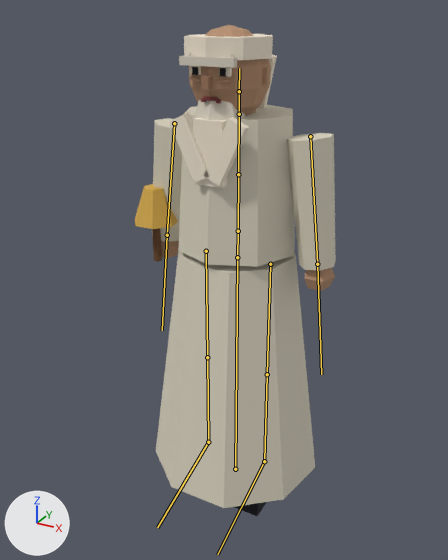
One commit to the glTF model assets3d/npcs/npc_N105.glb: the scene before it, then after it.
Camera for both pictures: a 50 mm lens placed at (0.904, -1.742, 1.679), pointed at (-0.107, 0.098, 0.76). The lights are fixed; the arrows at lower left show +X, +Y and +Z. The picture after the commit comes second. The bones that bend it are drawn over the model as lines.

Names of what the first picture shows: 'npc_N105_part0', 'npc_N105_part1', 'npc_N105_part10', 'npc_N105_part2', 'npc_N105_part3', 'npc_N105_part4', 'npc_N105_part5', 'npc_N105_part6', 'npc_N105_part7', 'npc_N105_part8', 'npc_N105_part9'.
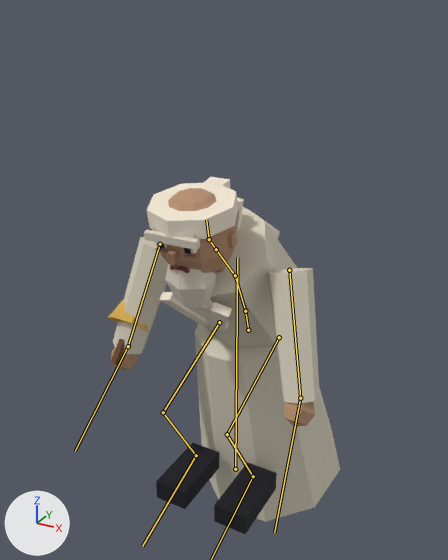
The newer file adds an action. The first version stands in its rest pose; the second is drawn at frame 12 of the action 'SquatRest'.

Where the change shows, as pixel boxes [x1, y1, x2, y2] in the pictures (448 x 560 px):
'npc_N105_part1', posed (23% wider, 22% shorter): before [152, 105, 336, 508]; after [113, 207, 340, 522]
'npc_N105_part3', posed (17% wider, 10% shorter): before [161, 25, 335, 291]; after [111, 188, 315, 427]
'npc_N105_part8', posed: before [184, 34, 277, 108]; after [147, 177, 244, 239]
'npc_N105_part0', posed (mostly hidden before): before [235, 502, 267, 516]; after [156, 443, 277, 534]
'npc_N105_part2', posed (6% narrower, 27% shorter): before [169, 66, 250, 188]; after [156, 242, 232, 331]
'npc_N105_part5', posed: before [179, 52, 245, 120]; after [144, 226, 217, 307]
'npc_N105_part10', posed: before [135, 184, 178, 229]; after [108, 299, 148, 331]
'npc_N105_part9', posed: before [152, 228, 162, 261]; after [110, 339, 124, 365]
'npc_N105_part6', posed: before [189, 75, 232, 90]; after [156, 247, 197, 265]
'npc_N105_part7', posed: before [201, 96, 221, 103]; after [170, 265, 190, 273]
'npc_N105_part4', posed: before [192, 67, 226, 77]; after [158, 243, 191, 254]
bone 'Hips', root to tip: before (237, 257) to (238, 231); after (248, 330) to (245, 311)
bone 'Spine', root to tip: before (238, 231) to (238, 174); after (245, 311) to (235, 275)
bone 'Chest', root to tip: before (238, 174) to (239, 114); after (235, 275) to (216, 249)
bone 'Head', root to tip: before (239, 91) to (239, 68); after (209, 239) to (206, 220)
bone 'UpperArm.L', root to tip: before (310, 136) to (317, 264); after (289, 270) to (300, 398)
bone 'Hand.L', root to tip: before (317, 264) to (321, 374); after (300, 398) to (274, 532)
bone 'UpperArm.R', root to tip: before (174, 123) to (167, 235); after (160, 244) to (128, 346)
bone 'Hand.R', root to tip: before (167, 235) to (162, 330); after (128, 346) to (75, 451)
bone 'UpperLeg.L', root to tip: before (270, 264) to (267, 374); after (279, 337) to (227, 434)
bone 'LowerLeg.L', root to tip: before (267, 374) to (264, 461); after (227, 434) to (253, 476)
bone 'UpperLeg.R', root to tip: before (206, 251) to (207, 357); after (219, 322) to (163, 412)
bone 'LowerLeg.R', root to tip: before (207, 357) to (208, 442); after (163, 412) to (196, 455)
bone 'Foot.R', root to tip: before (208, 442) to (157, 527); after (196, 455) to (142, 546)

Edits to the bpy script that builds the scene:
```text
Change bone_hips:
    where bone_hips = bpy.data.objects['Armature'].pose.bones['Hips']  # child of 'Root'
    bone_hips.location: (0.0, 0.0, 0.0) -> (0.0, -0.323, -0.095)
    bone_hips.rotation_quaternion: (1.0, 0.0, 0.0, 0.0) -> (0.988, 0.156, 0.0, 0.0)  # degrees (0, 0, 0) -> degrees (18, 0, 0)
Change bone_spine:
    where bone_spine = bpy.data.objects['Armature'].pose.bones['Spine']  # child of 'Hips'
    bone_spine.rotation_quaternion: (1.0, 0.0, 0.0, 0.0) -> (0.998, 0.066, 0.0, 0.0)  # degrees (0, 0, 0) -> degrees (8, 0, 0)
Change bone_chest:
    where bone_chest = bpy.data.objects['Armature'].pose.bones['Chest']  # child of 'Spine'
    bone_chest.rotation_quaternion: (1.0, 0.0, 0.0, 0.0) -> (0.988, 0.153, 0.0, 0.0)  # degrees (0, 0, 0) -> degrees (18, 0, 0)
Change bone_head:
    where bone_head = bpy.data.objects['Armature'].pose.bones['Head']  # child of 'Neck'
    bone_head.rotation_quaternion: (1.0, 0.0, 0.0, 0.0) -> (0.958, -0.286, 0.0, 0.0)  # degrees (0, 0, 0) -> degrees (-33, 0, 0)
Change bone_upperarm_l:
    where bone_upperarm_l = bpy.data.objects['Armature'].pose.bones['UpperArm.L']  # child of 'Chest'
    bone_upperarm_l.rotation_quaternion: (1.0, 0.0, 0.0, 0.0) -> (-0.882, 0.447, 0.007, 0.147)  # degrees (0, 0, 0) -> degrees (-53, -8, -15)
Change bone_hand_l:
    where bone_hand_l = bpy.data.objects['Armature'].pose.bones['Hand.L']  # child of 'UpperArm.L'
    bone_hand_l.rotation_quaternion: (1.0, 0.0, 0.0, 0.0) -> (0.966, -0.256, -0.026, -0.026)  # degrees (0, 0, 0) -> degrees (-30, -4, -2)
Change bone_upperarm_r:
    where bone_upperarm_r = bpy.data.objects['Armature'].pose.bones['UpperArm.R']  # child of 'Chest'
    bone_upperarm_r.rotation_quaternion: (1.0, 0.0, 0.0, 0.0) -> (-0.882, 0.447, -0.007, -0.147)  # degrees (0, 0, 0) -> degrees (-53, 8, 15)
Change bone_hand_r:
    where bone_hand_r = bpy.data.objects['Armature'].pose.bones['Hand.R']  # child of 'UpperArm.R'
    bone_hand_r.rotation_quaternion: (1.0, 0.0, 0.0, 0.0) -> (0.966, -0.256, 0.026, 0.026)  # degrees (0, 0, 0) -> degrees (-30, 4, 2)
Change bone_upperleg_l:
    where bone_upperleg_l = bpy.data.objects['Armature'].pose.bones['UpperLeg.L']  # child of 'Hips'
    bone_upperleg_l.rotation_quaternion: (1.0, 0.0, 0.0, 0.0) -> (0.734, -0.679, 0.0, 0.0)  # degrees (0, 0, 0) -> degrees (-86, 0, 0)
Change bone_lowerleg_l:
    where bone_lowerleg_l = bpy.data.objects['Armature'].pose.bones['LowerLeg.L']  # child of 'UpperLeg.L'
    bone_lowerleg_l.rotation_quaternion: (1.0, 0.0, 0.0, 0.0) -> (0.647, 0.763, 0.0, 0.0)  # degrees (0, 0, 0) -> degrees (99, 0, 0)
Change bone_foot_l:
    where bone_foot_l = bpy.data.objects['Armature'].pose.bones['Foot.L']  # child of 'LowerLeg.L'
    bone_foot_l.rotation_quaternion: (1.0, 0.0, 0.0, 0.0) -> (0.962, -0.274, 0.0, 0.0)  # degrees (0, 0, 0) -> degrees (-32, 0, 0)
Change bone_upperleg_r:
    where bone_upperleg_r = bpy.data.objects['Armature'].pose.bones['UpperLeg.R']  # child of 'Hips'
    bone_upperleg_r.rotation_quaternion: (1.0, 0.0, 0.0, 0.0) -> (0.734, -0.679, 0.0, 0.0)  # degrees (0, 0, 0) -> degrees (-86, 0, 0)
Change bone_lowerleg_r:
    where bone_lowerleg_r = bpy.data.objects['Armature'].pose.bones['LowerLeg.R']  # child of 'UpperLeg.R'
    bone_lowerleg_r.rotation_quaternion: (1.0, 0.0, 0.0, 0.0) -> (0.647, 0.763, 0.0, 0.0)  # degrees (0, 0, 0) -> degrees (99, 0, 0)
Change bone_foot_r:
    where bone_foot_r = bpy.data.objects['Armature'].pose.bones['Foot.R']  # child of 'LowerLeg.R'
    bone_foot_r.rotation_quaternion: (1.0, 0.0, 0.0, 0.0) -> (0.962, -0.274, 0.0, 0.0)  # degrees (0, 0, 0) -> degrees (-32, 0, 0)
```
